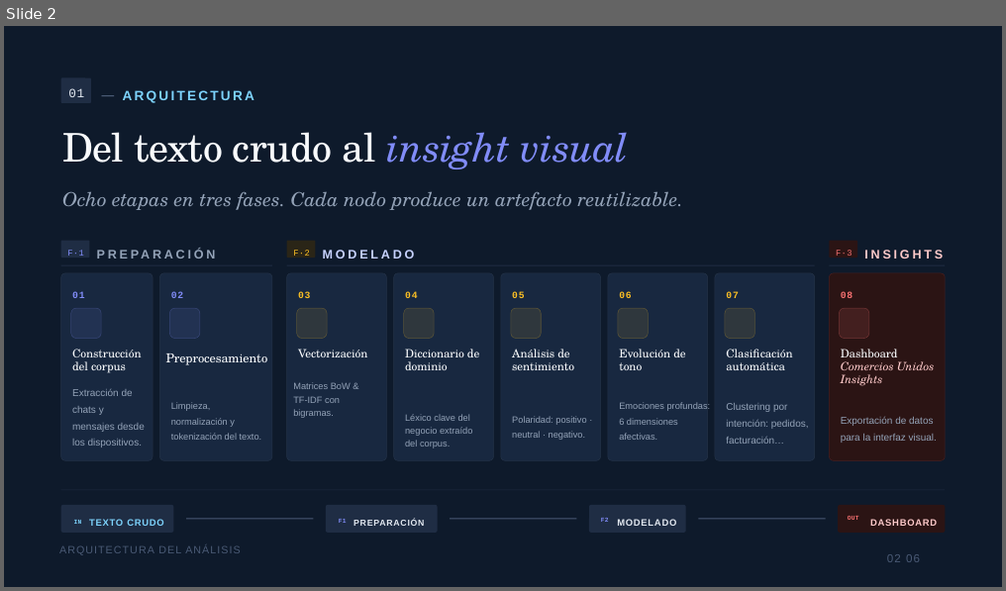
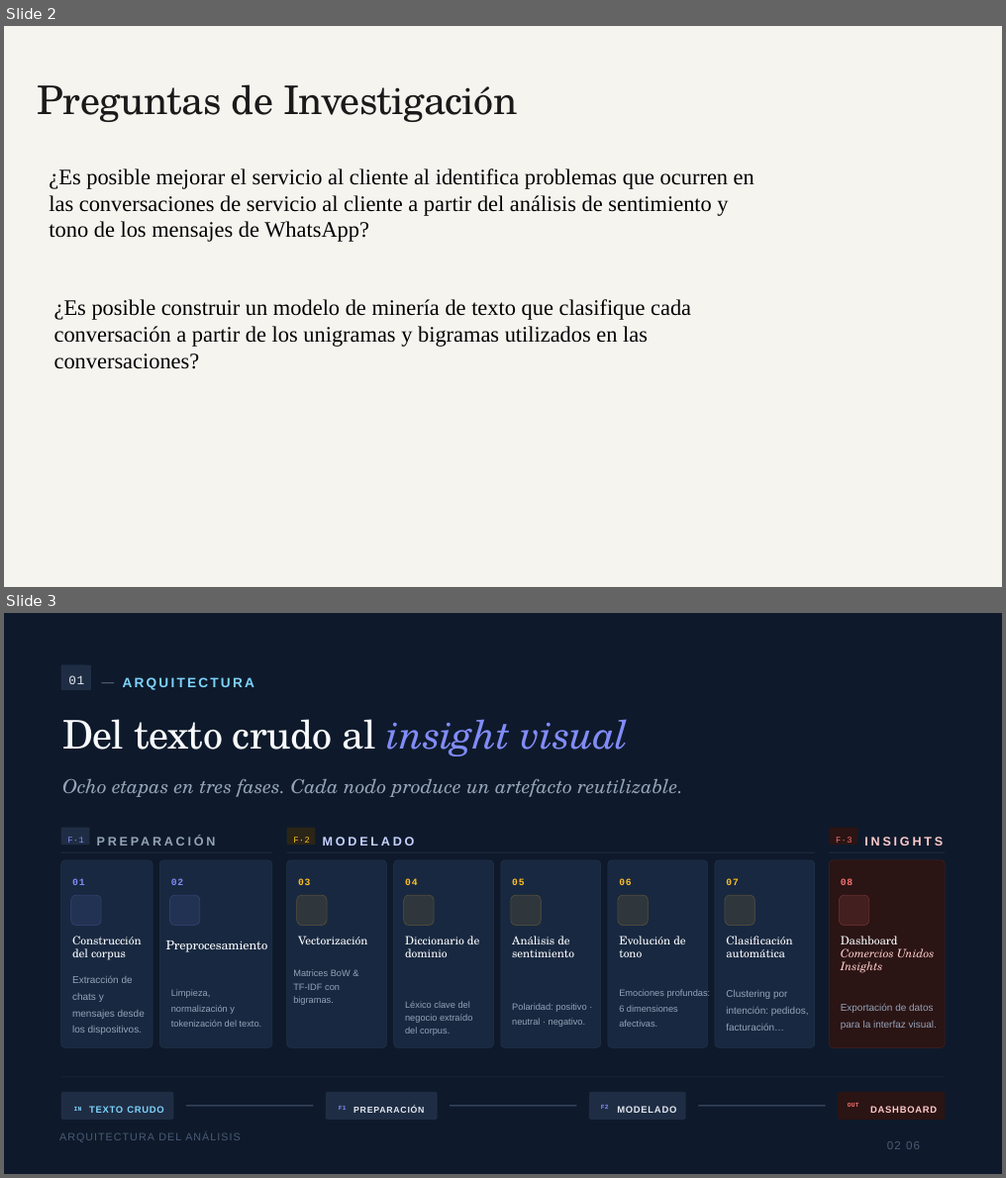
Before and after one commit to 4497cv/SalesAnalyzer, a slide deck: doc/Analizador_de_Conversaciones.pptx. Shown one above the other, each under a label of ours: slide 2 before the commit, slides 2 and 3 after it. The pictures are 1006x591 and 1006x1178 pixels, drawn with LibreOffice and Linux fonts; fonts in the diff are those of the drawing; background and template pictures are left out. Boxes give left, top, right and bottom in pixels: in the first picture for what was removed or moved away, otherwise in the second. Text is boxed around its words. In the diff, an @@ line names an element or a change of style, - is before the commit and + after.

```diff
--- a/doc/Analizador_de_Conversaciones.pptx
+++ b/doc/Analizador_de_Conversaciones.pptx
@@ slide 2 added at bbox=[4, 26, 1002, 587], background #F6F4EF @@
@@ text added at bbox=[38, 84, 518, 122], 57 pt, text #1A1A1A @@
+Preguntas de Investigación
@@ text added at bbox=[49, 169, 754, 242], 32 pt, text #000000 @@
+¿Es posible mejorar el servicio al cliente al identifica problemas que ocurren en las conversaciones de servicio al cliente a partir del análisis de sentimiento y tono de los mensajes de WhatsApp?
@@ text added at bbox=[54, 299, 691, 370], 32 pt, text #000000 @@
+¿Es posible construir un modelo de minería de texto que clasifique cada conversación a partir de los unigramas y bigramas utilizados en las conversaciones?
@@ what was slide 2 is now slide 3 @@
```
Also in this commit, not shown: 3 slides changed, 3 other slides added, 7 other files.
